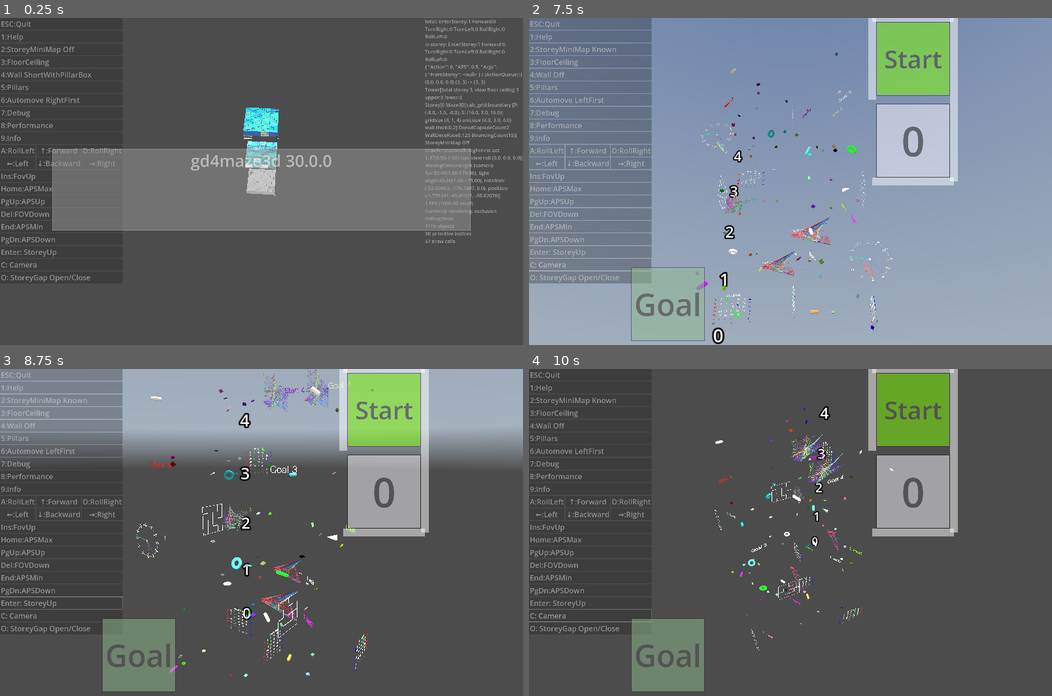
Above: before the commit, frames 1-4 (two rows, left to right).
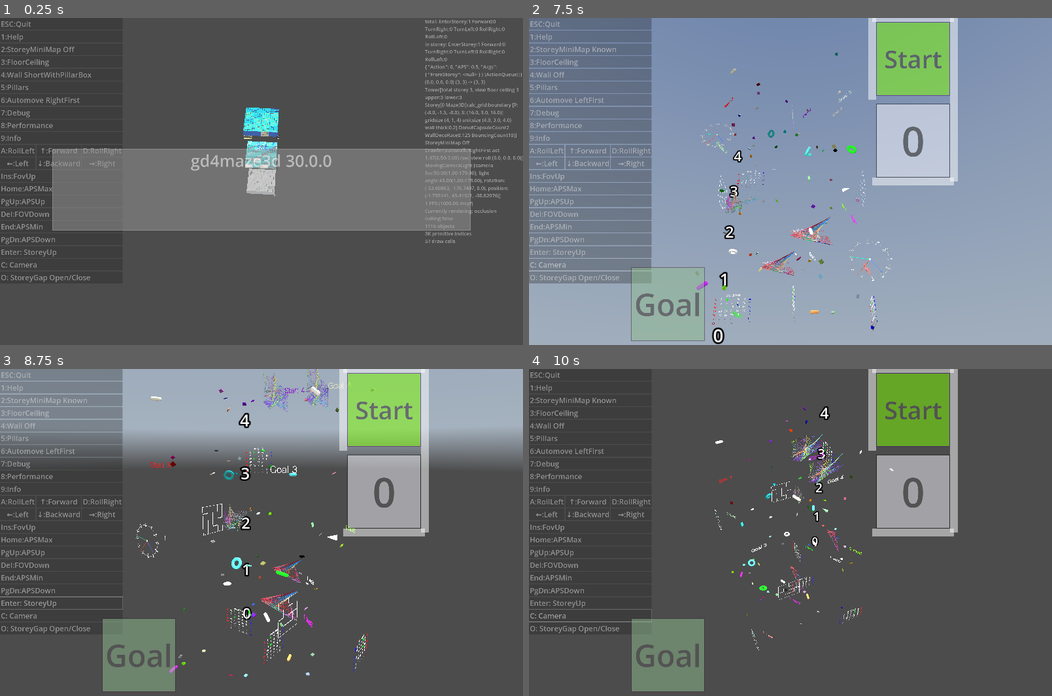
Above: after the commit, the same moments.

Repository: kasworld/gd4maze3d
Game: Godot game, scene res://main.tscn
Two runs of this game, one before a commit and one after it. Both use one fixed random seed, a clock stepped at 60 frames per second and the inputs below. A sky picture missing from this copy of the repository is replaced by a grey-blue gradient.
Inputs (mouse positions are in pixels of both pictures, inside the frame that each line leads up to):
- Up to frame 1 (0.25 s): no input
- Up to frame 2 (7.5 s): click "Enter: StoreyUp" at 0.5 s; click "Enter: StoreyUp" at 1.25 s; tap Enter at 2 s; move the mouse to (905, 165) at 2.02 s; hold Right 2.03-2.78 s; tap Q at 2.1 s; click (905, 165) at 2.17 s; move the mouse to (685, 197) at 2.77 s; hold Down 2.78-3.53 s; tap E at 2.85 s; move the mouse to (842, 109) at 3.52 s; hold Right 3.53-4.28 s; tap 1 at 3.6 s; move the mouse to (764, 246) at 4.27 s; hold Up 4.28-5.03 s; tap 2 at 4.35 s; click (764, 246) at 4.42 s; move the mouse to (947, 230) at 5.02 s; hold Left 5.03-6.53 s; tap 3 at 5.1 s; move the mouse to (633, 132) at 5.77 s; tap 4 at 5.85 s; move the mouse to (816, 181) at 6.52 s; hold Down 6.53-7.28 s; tap 5 at 6.6 s; click (816, 181) at 6.67 s; move the mouse to (712, 99) at 7.27 s; hold Right from 7.28 s (still down); tap 6 at 7.35 s
- Up to frame 3 (8.75 s): move the mouse to (376, 516) at 8.02 s; release Right at 8.03 s; hold Up from 8.03 s (still down); tap 7 at 8.1 s
- Up to frame 4 (10 s): move the mouse to (685, 548) at 8.77 s; release Up at 8.78 s; hold Right 8.78-9.53 s; tap 8 at 8.85 s; click (685, 548) at 8.92 s; move the mouse to (842, 460) at 9.52 s; hold Down from 9.53 s (still down); tap 9 at 9.6 s

The runs differ from the first frame. In frame 2, less than 0.1% of the frame differs, in the area x 33-68%, y 35-81%; in frame 3, less than 0.1%; in frame 4, less than 0.1%.

Commit message:
update AnalogClock3D Calendar3D, no auto progress

Diff:
--- a/analog_clock_3d/analog_clock_3d.gd
+++ b/analog_clock_3d/analog_clock_3d.gd
@@ -19,10 +19,7 @@
 	clockbg = Color(0.5,0.5,0.5,0.5), # Color.BLACK.lightened(0.3),
 }
 
-var tz_shift :float
-
-func init(r :float, d :float, fsize :float, tzs :float = 9.0, backplane:bool=true) -> AnalogClock3D:
-	tz_shift = tzs
+func init(r :float, d :float, fsize :float, backplane:bool=true) -> AnalogClock3D:
 	$BackPlane.mesh.height = d*0.5
 	$BackPlane.mesh.top_radius = r
 	$BackPlane.mesh.bottom_radius = r
@@ -130,11 +127,9 @@
 	sp.mesh = mesh
 	return sp
 
-func _process(_delta: float) -> void:
-	update_clock()
-
-func update_clock():
-	var ms := Time.get_unix_time_from_system()
+## ms : Time.get_unix_time_from_system() , tz_shift : 9
+func update_clock(ms :float , tz_shift :float):
+	#var ms := Time.get_unix_time_from_system()
 	var second := ms - int(ms/60)*60
 	ms = ms / 60
 	var minute := ms - int(ms/60)*60
--- a/calendar_3d/calendar_3d.gd
+++ b/calendar_3d/calendar_3d.gd
@@ -48,17 +48,15 @@
 		$BackplaneBox.mesh.material.albedo_color = colors.calbg
 		$BackplaneBox.mesh.size = Vector3(w, h, d*0.5)
 	init_calendar(w, h,d, fsize)
-	update_calendar()
+	update_calendar(get_localtime_from_system())
 	return self
 
 func init_calendar(w :float, h :float, d:float, fsize :float) -> void:
 	var calc_grid := CalcGrid3D.new( CalcGrid3D.SizeToAABB(Vector3(w,h,d)) , Vector3i(7,8,1))
 	# add year month
 	var fdepth := d * 0.2
-	var time_now_dict := Time.get_datetime_dict_from_system()
 	var mat := get_color_mat(colors.datelabel)
-	var lb := new_text(fsize, fdepth, mat,
-		"%4d년 %2d월" % [time_now_dict["year"] , time_now_dict["month"]])
+	var lb := new_text(fsize, fdepth, mat,"0000년 00월")
 	lb.position = calc_grid.posi_to_lanepos(Vector3(3,7,0))
 	calendar_labels.append(lb)
 	$LabelConatiner.add_child(lb)
@@ -80,17 +78,30 @@
 func set_mesh_text(sp:MeshInstance3D, text :String) -> void:
 	sp.mesh.text = text
 
-func update_calendar() -> void:
+## with time zone applied
+static func get_localtime_from_system() -> int:
 	var tz := Time.get_time_zone_from_system()
 	var today :int = int(Time.get_unix_time_from_system()) +tz["bias"]*60
-	var today_dict := Time.get_date_dict_from_unix_time(today)
-	var day_index :int = today - (7 + today_dict["weekday"] )*24*60*60 #datetime.timedelta(days=(-today.weekday() - 7))
+	return today
 
+static func make_unix_time(year :int, month :int, day :int) -> int:
+	return Time.get_unix_time_from_datetime_dict({
+		"year" : year,
+		"month" : month,
+		"day" : day,
+	})
+
+func update_calendar(unix_time :int) -> void:
+	var datetime_dict := Time.get_date_dict_from_unix_time(unix_time)
+	set_mesh_text(calendar_labels[0], "%4d년 %2d월" % [
+		datetime_dict["year"] , datetime_dict["month"]
+		])
+	var day_index :int = unix_time - (7 + datetime_dict["weekday"] )*24*60*60
 	for wd in weekdaystring.size():
 		var curLabel :MeshInstance3D = calendar_labels[1][wd]
 		var co :Color = colors.weekday[wd]
 		var lb_scale := Vector3(1,1,1)
-		if wd == today_dict["weekday"] :
+		if wd == datetime_dict["weekday"] :
 			co = colors.today
 			lb_scale = Vector3(1.3,1.3,1)
 		curLabel.scale = lb_scale
@@ -103,9 +114,9 @@
 			set_mesh_text(curLabel, "%d" % day_index_dict["day"] )
 			var co :Color = colors.weekday[wd]
 			var lb_scale := Vector3(1,1,1)
-			if day_index_dict["month"] != today_dict["month"]:
+			if day_index_dict["month"] != datetime_dict["month"]:
 				co = co.darkened(0.5)
-			elif day_index_dict["day"] == today_dict["day"]:
+			elif day_index_dict["day"] == datetime_dict["day"]:
 				co = colors.today
 				lb_scale = Vector3(1.3,1.3,1)
 			curLabel.scale = lb_scale
@@ -113,13 +124,10 @@
 			day_index += 24*60*60
 
 var old_time_dict = {"day":0} # datetime dict
-func _on_timer_timeout() -> void:
-	var time_now_dict := Time.get_datetime_dict_from_system()
+func update_calender_if_day_changed() -> void:
+	var today := get_localtime_from_system()
+	var time_now_dict := Time.get_date_dict_from_unix_time(today)
 	# date changed, update datelabel, calendar
 	if old_time_dict["day"] != time_now_dict["day"]:
 		old_time_dict = time_now_dict
-		update_calendar()
-		var curLabel :MeshInstance3D = calendar_labels[0]
-		set_mesh_text(curLabel, "%4d년 %2d월" % [
-			time_now_dict["year"] , time_now_dict["month"]
-			])
+		update_calendar(today)
--- a/calendar_3d/calendar_3d.tscn
+++ b/calendar_3d/calendar_3d.tscn
@@ -14,12 +14,7 @@
 [node name="Calendar3d" type="Node3D" unique_id=19407395]
 script = ExtResource("1_ss2hb")
 
-[node name="Timer" type="Timer" parent="." unique_id=920288151]
-autostart = true
-
 [node name="LabelConatiner" type="Node3D" parent="." unique_id=2130794242]
 
 [node name="BackplaneBox" type="MeshInstance3D" parent="." unique_id=1178392633]
 mesh = SubResource("BoxMesh_yig0t")
-
-[connection signal="timeout" from="Timer" to="." method="_on_timer_timeout"]
--- a/lib/calc_grid_3d.gd
+++ b/lib/calc_grid_3d.gd
@@ -18,7 +18,6 @@
 
 static func xz_Vector3iToVector2i(vt3i :Vector3i) -> Vector2i:
 	return Vector2i(vt3i.x, vt3i.z)
-
 
 static func SizeToAABB(size :Vector3) -> AABB:
 	return AABB(-size/2, size)
--- a/multi_mesh_shape/multi_mesh_shape.gd
+++ b/multi_mesh_shape/multi_mesh_shape.gd
@@ -233,7 +233,6 @@
 
 func set_inst_rotate(i :int, axis :Vector3, rot :float) -> void:
 	var t := multimesh.get_instance_transform(i)
-	t = Transform3D(Basis(), t.origin)
 	t = t.rotated_local(axis, rot)
 	multimesh.set_instance_transform(i, t)
 
--- a/storey/storey.gd
+++ b/storey/storey.gd
@@ -234,11 +234,12 @@
 				var depth := 0.1
 				var 크기기준 :float = min(maze3d.calc_grid.unit_size.x, maze3d.calc_grid.unit_size.y,maze3d.calc_grid.unit_size.z)
 				var n :Node3D = preload("res://analog_clock_3d/analog_clock_3d.tscn").instantiate()
-				n.init(크기기준/2, depth, 크기기준/16, 9.0, false)
+				n.init(크기기준/2, depth, 크기기준/16, false)
 				#n.rotate_x(PI/2)
 				n.rotate_y(Maze.DirToRadian(Maze.FlagToDir[dir]))
 				n.position = maze3d.deco_pos_by_dir(x,y,dir)
 				$WallDeco.add_child(n)
+				n.update_clock(Time.get_unix_time_from_system(), 9.0)
 
 
 func make_line2d_subvuewport(size_pixel:Vector2i) -> SubViewport:
--- a/tile_grid/tile_grid.gd
+++ b/tile_grid/tile_grid.gd
@@ -1,5 +1,12 @@
 extends MultiMeshShape
 class_name TileGrid
+
+static func MakeCalcGrid(total_size :Vector3, grid_count :Vector2i) -> CalcGrid3D:
+	return CalcGrid3D.new(
+		CalcGrid3D.SizeToAABB(total_size),
+		CalcGrid3D.xy_Vector2iToVector3i(grid_count,1),
+	)
+
 
 ## for animation
 var tile_rotation_x :float:
@@ -43,26 +50,26 @@
 	for i in get_visible_count():
 		multimesh.set_instance_color(i,color_list[i%color_list.size()])
 
-func set_tile_color_8way(color_list :Array[Color], way :int) -> void:
+func set_all_tile_color_8way(color_list :Array[Color], way :int) -> void:
 	match way % 8:
 		0:
-			set_tile_color_x(color_list, false)
+			set_all_tile_color_x(color_list, false)
 		1:
-			set_tile_color_xy(color_list, false, false)
+			set_all_tile_color_xy(color_list, false, false)
 		2:
-			set_tile_color_y(color_list, false)
+			set_all_tile_color_y(color_list, false)
 		3:
-			set_tile_color_xy(color_list, true, false)
+			set_all_tile_color_xy(color_list, true, false)
 		4:
-			set_tile_color_x(color_list, true)
+			set_all_tile_color_x(color_list, true)
 		5:
-			set_tile_color_xy(color_list, true, true)
+			set_all_tile_color_xy(color_list, true, true)
 		6:
-			set_tile_color_y(color_list, true)
+			set_all_tile_color_y(color_list, true)
 		7:
-			set_tile_color_xy(color_list, false, true)
+			set_all_tile_color_xy(color_list, false, true)
 
-func set_tile_color_x(color_list :Array[Color], reverse :bool=false) -> void:
+func set_all_tile_color_x(color_list :Array[Color], reverse :bool=false) -> void:
 	for x in calc_grid.grid_size.x:
 		for y in calc_grid.grid_size.y:
 			var effx := x
@@ -71,7 +78,7 @@
 			var i := calc_grid.get_index_by_posi_xyz(effx,y)
 			multimesh.set_instance_color(i, color_list[x % color_list.size()])
 
-func set_tile_color_y(color_list :Array[Color], reverse :bool=false) -> void:
+func set_all_tile_color_y(color_list :Array[Color], reverse :bool=false) -> void:
 	for x in calc_grid.grid_size.x:
 		for y in calc_grid.grid_size.y:
 			var effy := y
@@ -80,7 +87,7 @@
 			var i := calc_grid.get_index_by_posi_xyz(x,effy)
 			multimesh.set_instance_color(i, color_list[y % color_list.size()])
 
-func set_tile_color_xy(color_list :Array[Color], reverse_x :bool=false, reverse_y :bool=false) -> void:
+func set_all_tile_color_xy(color_list :Array[Color], reverse_x :bool=false, reverse_y :bool=false) -> void:
 	for x in calc_grid.grid_size.x:
 		for y in calc_grid.grid_size.y:
 			var effx := x
@@ -92,12 +99,31 @@
 			var i := calc_grid.get_index_by_posi_xyz(effx,effy)
 			multimesh.set_instance_color(i, color_list[ (x+y) % color_list.size() ])
 
+func set_tile_color_at(x :int, y :int, co :Color) -> void:
+	var i := calc_grid.get_index_by_posi_xyz(x,y)
+	multimesh.set_instance_color(i, co)
 
-static func MakeCalcGrid(total_size :Vector3, grid_count :Vector2i) -> CalcGrid3D:
-	return CalcGrid3D.new(
-		CalcGrid3D.SizeToAABB(total_size),
-		CalcGrid3D.xy_Vector2iToVector3i(grid_count,1),
-	)
+## include x2
+func draw_hline_color(x1 :int, x2 :int, y :int, co :Color):
+	if x1 > x2 :
+		var t := x1
+		x1 = x2
+		x2 = t
+	for x in range(x1,x2+1):
+		var i := calc_grid.get_index_by_posi_xyz(x,y)
+		multimesh.set_instance_color(i, co)
+
+## include y2
+func draw_vline_color(x :int, y1 :int, y2 :int, co :Color):
+	if y1 > y2 :
+		var t := y1
+		y1 = y2
+		y2 = t
+	for y in range(y1,y2+1):
+		var i := calc_grid.get_index_by_posi_xyz(x,y)
+		multimesh.set_instance_color(i, co)
+
+# init functions
 
 func init_tile_grid_with_box(total_size :Vector3, grid_count :Vector2i, gap_rate :float, co :Color) -> TileGrid:
 	var calc_grid_a := MakeCalcGrid(total_size,grid_count)
@@ -139,6 +165,7 @@
 	init_tile_grid_with_mesh(mesh, calc_grid_a, co)
 	return self
 
+## init base func
 func init_tile_grid_with_mesh(mesh :Mesh, calc_grid_a :CalcGrid3D, co :Color) -> TileGrid:
 	calc_grid = calc_grid_a
 	pos_list = []
